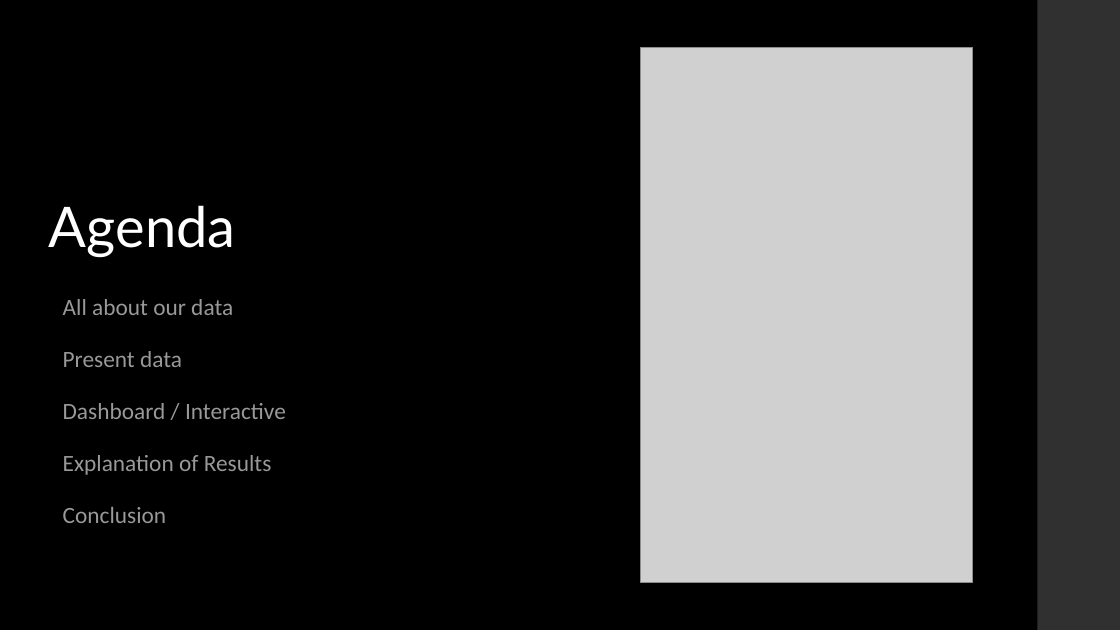
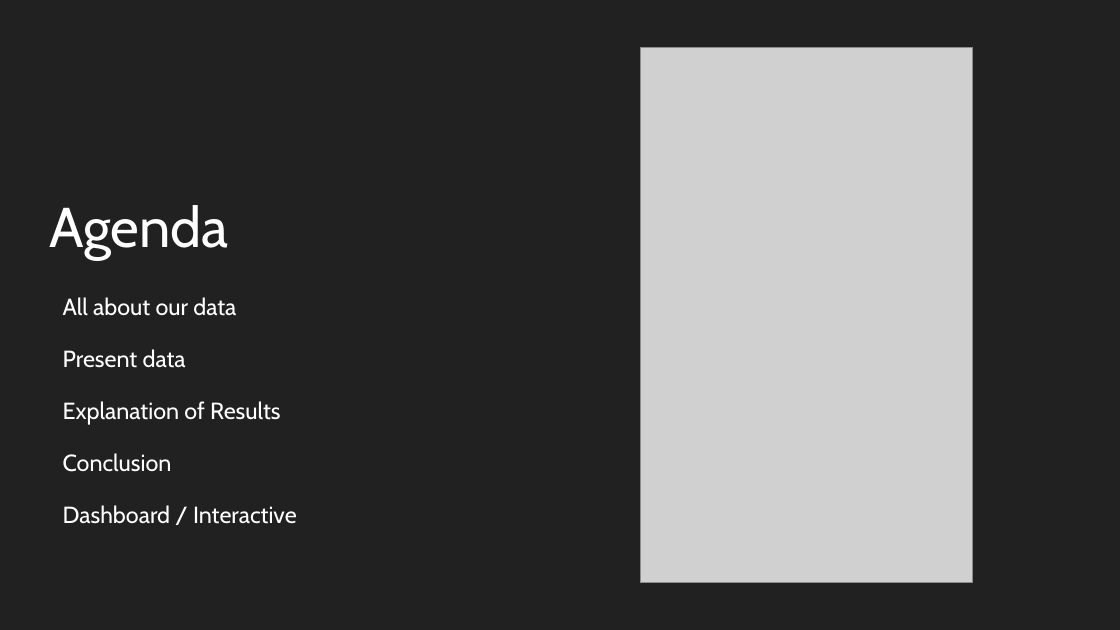
Before and after one commit to teachjanderson/titanic_panic, a slide deck: slide 2 of titanic_panic.pptx. Drawn at 1120x630 pixels with LibreOffice and Linux fonts; fonts in the diff are those of the drawing; grey boxes stand for pictures. Boxes give left, top, right and bottom in pixels: in the first picture for what was removed or moved away, otherwise in the second. Text is boxed around its words. In the diff, an @@ line names an element or a change of style, - is before the commit and + after.

Commit message:
Powerpoint Updated

```diff
--- a/titanic_panic.pptx
+++ b/titanic_panic.pptx
@@ background #000000 to #212121 @@
@@ rectangle removed at bbox=[1038, 0, 1120, 630] @@
@@ text "Agenda" at bbox=[49, 205, 229, 259]: font Lato to Cabin @@
@@ text at bbox=[63, 297, 280, 472]: font Calibri to Cabin, text colour #FFFFFF at 60% opacity to #FFFFFF in "All about our data", "Present data", "Explanation of Results", "Conclusion"; less space between paragraphs; indent changed @@
@@ text at bbox=[63, 403, 286, 419]: paragraph removed @@
-Dashboard / Interactive
@@ text at bbox=[63, 505, 297, 524]: paragraph added @@
+Dashboard / Interactive
```
Also in this commit, not shown: 3 other slides changed, 14 slides added, 5 slides removed.
